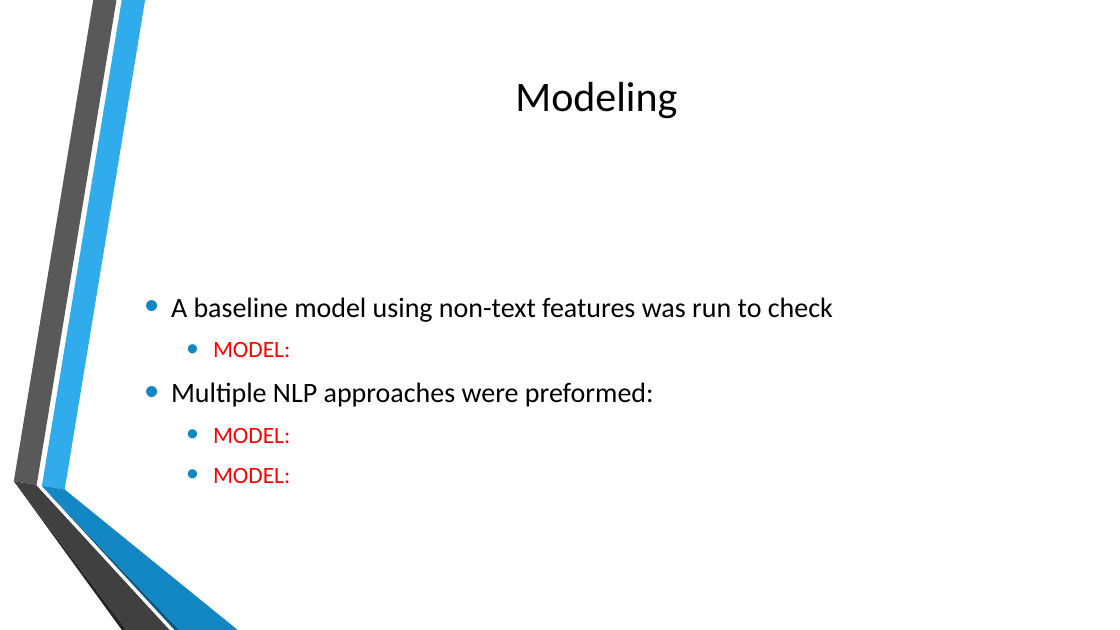
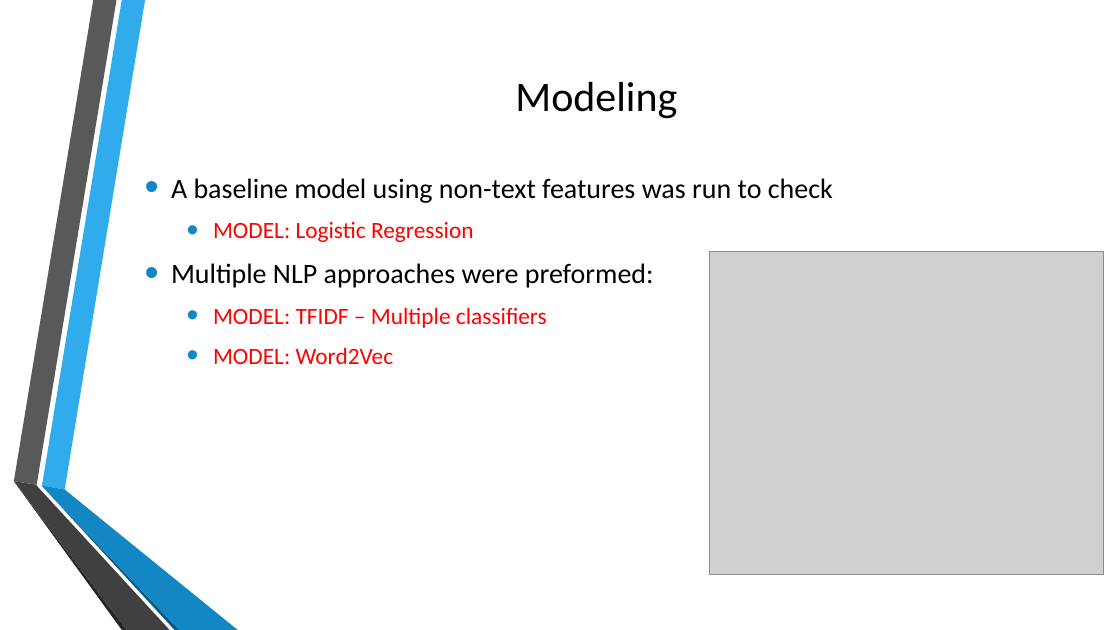
Before and after one commit to ChrisMichael11/Consumer_Complaint_Project, a slide deck: slide 6 of ppt/Consumer_Complaints.pptx. Drawn at 1120x630 pixels with LibreOffice and Linux fonts; fonts in the diff are those of the drawing; grey boxes stand for pictures; background and template pictures are left out. Boxes give left, top, right and bottom in pixels: in the first picture for what was removed or moved away, otherwise in the second. Text is boxed around its words. In the diff, an @@ line names an element or a change of style, - is before the commit and + after.

```diff
--- a/ppt/Consumer_Complaints.pptx
+++ b/ppt/Consumer_Complaints.pptx
@@ text "A baseline model using non-text ...": place and size @@
-text "A baseline model using non-text ..." at box(171, 297, 833, 483)
+text "A baseline model using non-text ..." at box(171, 178, 833, 364)
@@ text at box(213, 222, 474, 242): text changed @@
-  • MODEL:
+  • MODEL: Logistic Regression
@@ picture added at box(709, 251, 1104, 575) @@
@@ text at box(213, 307, 547, 364): text changed @@
-  • MODEL:
-  • MODEL:
+  • MODEL: TFIDF – Multiple classifiers
+  • MODEL: Word2Vec
```
Also in this commit, not shown: 6 other slides changed, 1 other file.
